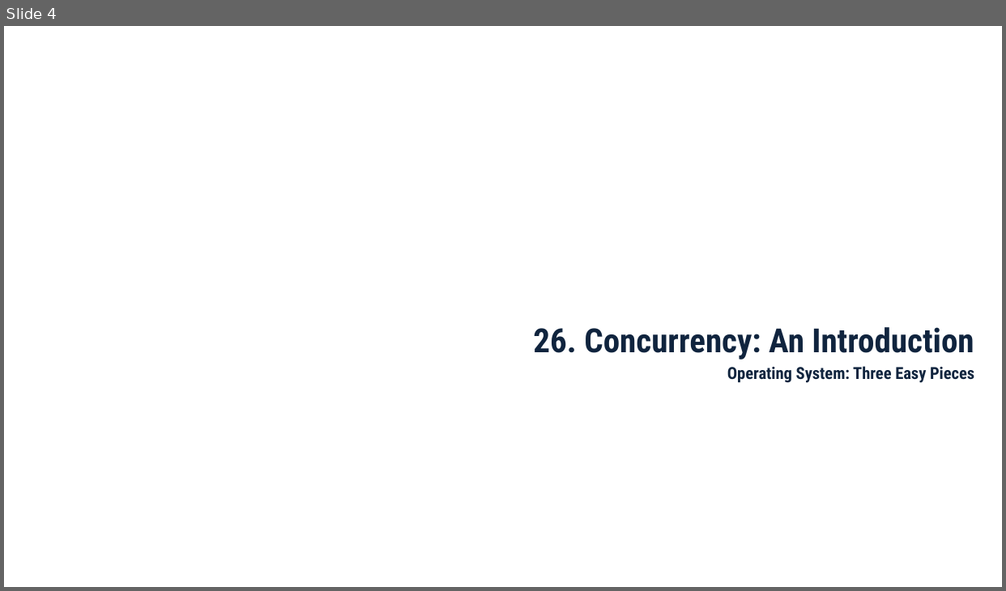
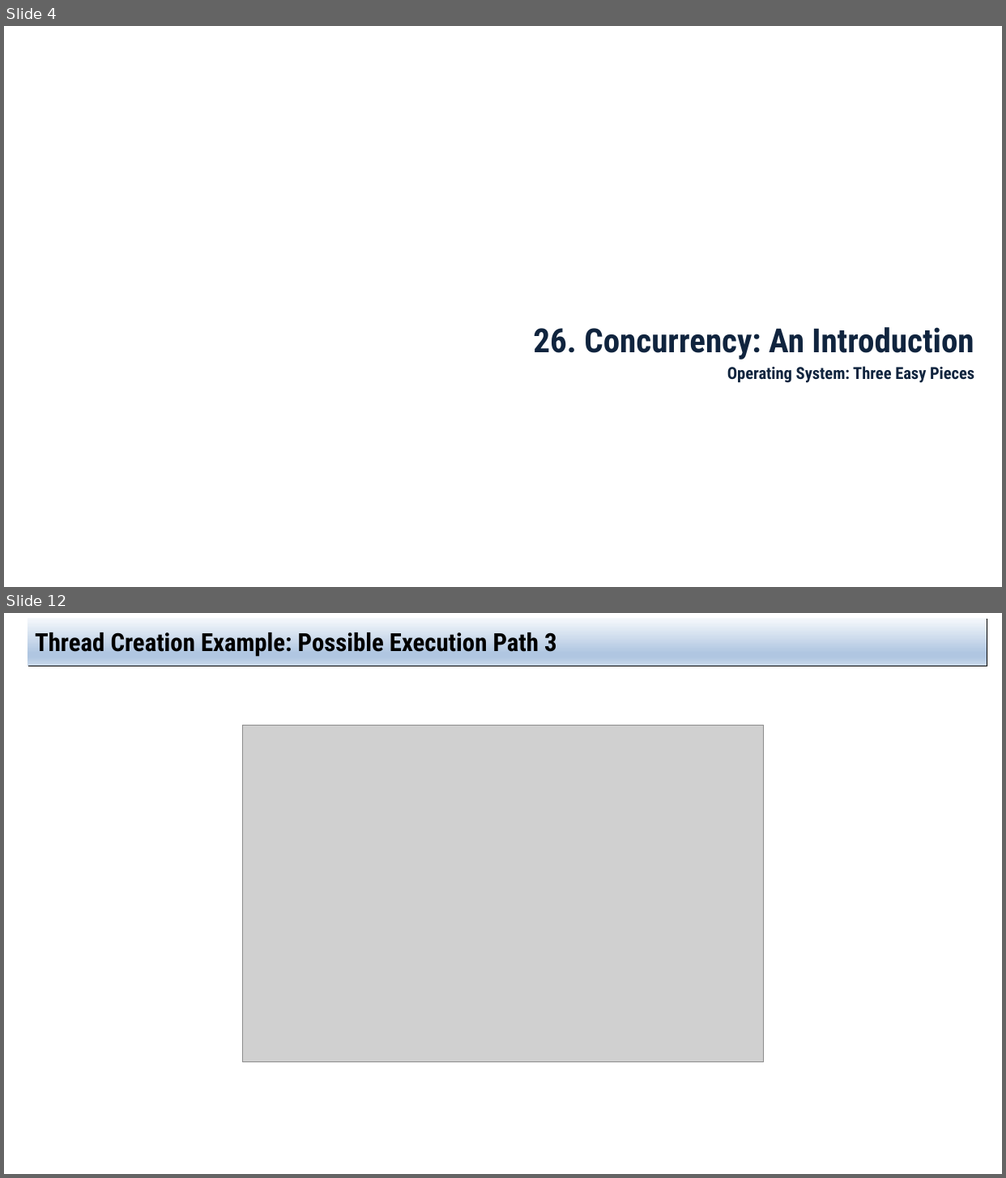
Before and after one commit to jachermocilla/extra-course-materials, a slide deck: cmsc125/ostep/slides/02.Concurrency/26.Concurrency_An_Introduction.pptx. Shown one above the other, each under a label of ours: slide 4 before the commit, slides 4 and 12 after it; the slides between them are not shown. The pictures are 1006x591 and 1006x1178 pixels, drawn with LibreOffice and Linux fonts; fonts in the diff are those of the drawing; grey boxes stand for pictures. Boxes give left, top, right and bottom in pixels: in the first picture for what was removed or moved away, otherwise in the second. Text is boxed around its words. In the diff, an @@ line names an element or a change of style, - is before the commit and + after.

```diff
--- a/cmsc125/ostep/slides/02.Concurrency/26.Concurrency_An_Introduction.pptx
+++ b/cmsc125/ostep/slides/02.Concurrency/26.Concurrency_An_Introduction.pptx
@@ slide 12 added at (x1=4, y1=613, x2=1002, y2=1174), background #FFFFFF @@
@@ title added at (x1=27, y1=618, x2=987, y2=666), fill gradient #F6F9FC to #B0C6E1 to #CAD9EB, 24 pt, text #000000, bold @@
+Thread Creation Example: Possible Execution Path 3
@@ picture added at (x1=242, y1=726, x2=764, y2=1063) @@
```
Also in this commit, not shown: 6 slides changed, 8 other slides added, 3 other files.
